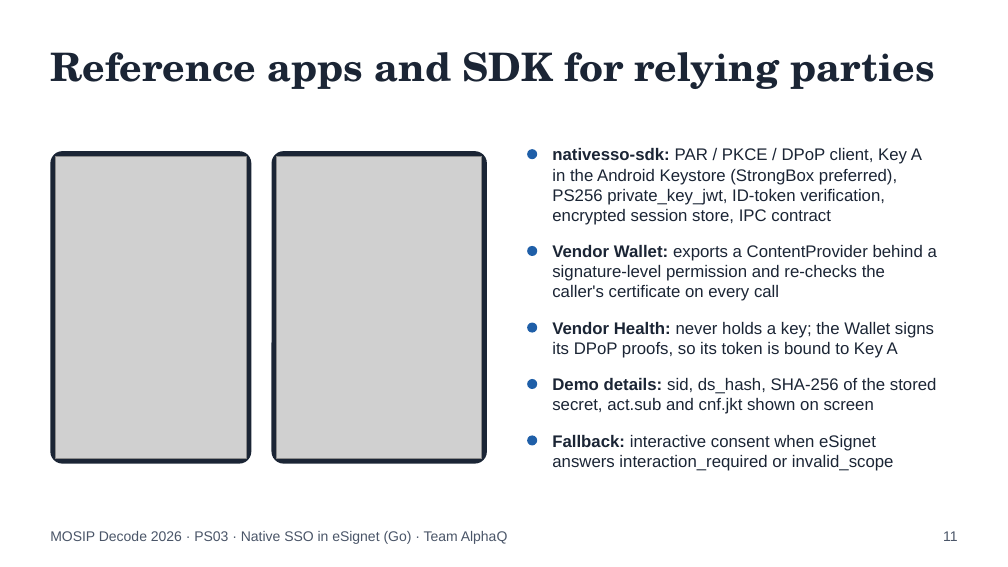
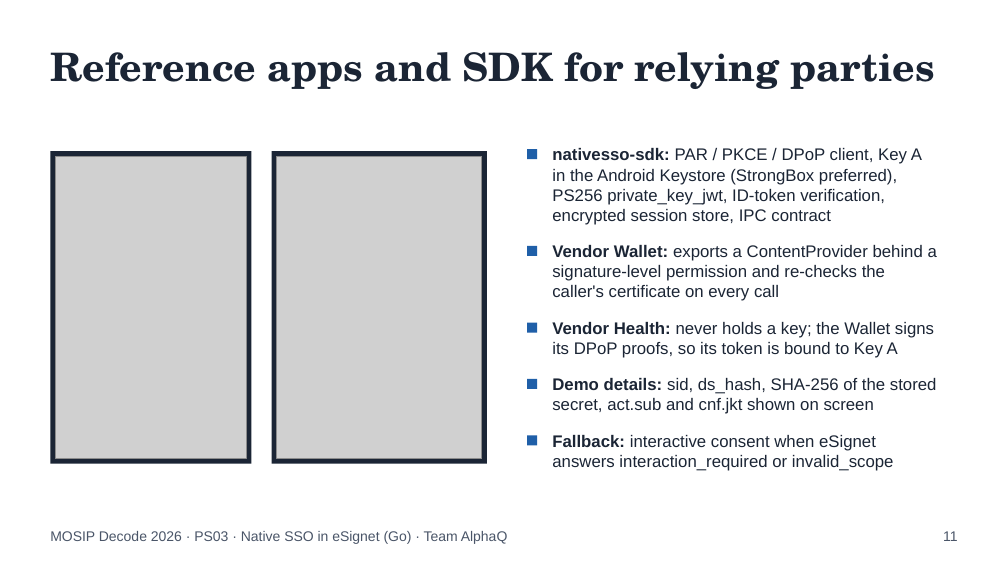
Before and after one commit to DevAnuragT/mosip-decode-2026-native-sso, a slide deck: slide 11 of docs/pitch-deck.pptx. Drawn at 1008x567 pixels with LibreOffice and Linux fonts; fonts in the diff are those of the drawing; grey boxes stand for pictures. Boxes give left, top, right and bottom in pixels: in the first picture for what was removed or moved away, otherwise in the second. Text is boxed around its words. In the diff, an @@ line names an element or a change of style, - is before the commit and + after.

```diff
--- a/docs/pitch-deck.pptx
+++ b/docs/pitch-deck.pptx
@@ rectangle at (50, 151, 251, 464): rounded rectangle to rectangle @@
@@ rectangle at (271, 151, 487, 464): rounded rectangle to rectangle @@
@@ ellipse to rectangle in 5 elements at (527, 149, 537, 159), (527, 246, 537, 256), (527, 323, 537, 333), (527, 379, 537, 389), (527, 435, 537, 446) @@
```
Also in this commit, not shown: 12 other slides changed, 3 other files.
